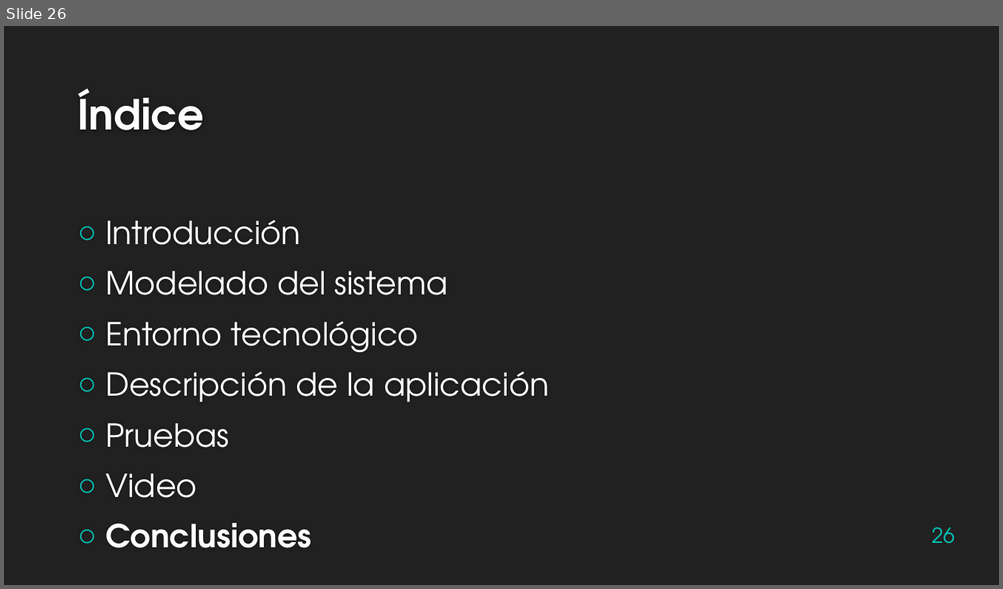
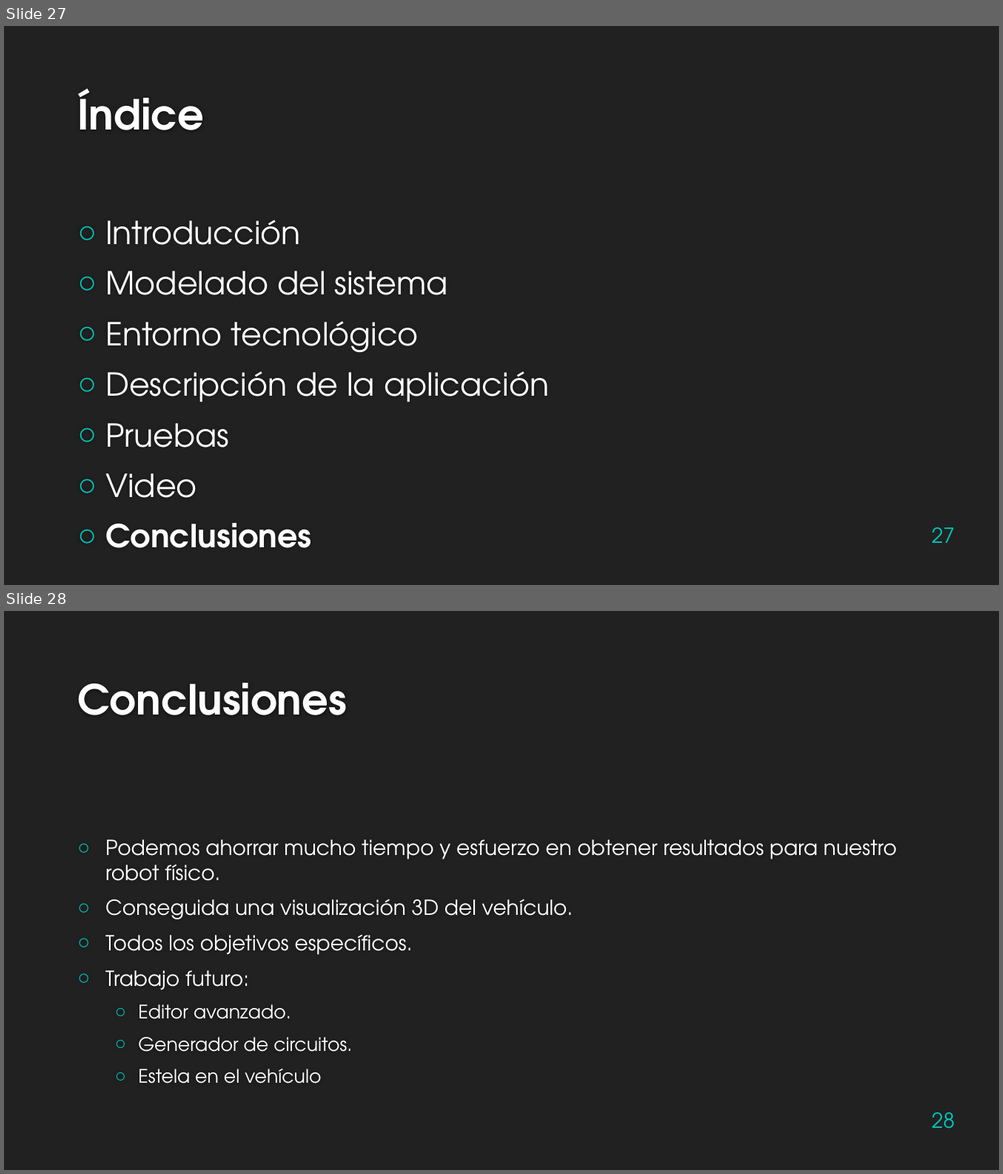
Before and after one commit to Zigic23/TFG-RobotSiguelineas, a slide deck: Presentación/Presentacion TFG.pptx. Shown one above the other, each under a label of ours: slide 26 before the commit, slides 27 and 28 after it. The pictures are 1003x589 and 1003x1174 pixels, drawn with LibreOffice and Linux fonts; fonts in the diff are those of the drawing; background and template pictures are left out. Boxes give left, top, right and bottom in pixels: in the first picture for what was removed or moved away, otherwise in the second. Text is boxed around its words. In the diff, an @@ line names an element or a change of style, - is before the commit and + after.

```diff
--- a/Presentación/Presentacion TFG.pptx
+++ b/Presentación/Presentacion TFG.pptx
@@ slide 28 added at [4, 611, 999, 1170], background #212121 @@
@@ title added at [77, 683, 347, 715], 40 pt, text #FEFEFE, bold @@
+Conclusiones
@@ text added at [105, 840, 896, 1084], 20 pt, text #FFFFFF @@
+○ Podemos ahorrar mucho tiempo y esfuerzo en obtener resultados para nuestro robot físico.
+○ Conseguida una visualización 3D del vehículo.
+○ Todos los objetivos específicos.
+○ Trabajo futuro:
+  ○ Editor avanzado.
+  ○ Generador de circuitos.
+  ○ Estela en el vehículo
@@ page number added at [931, 1113, 954, 1129], 20 pt, text #00C6BB @@
+28
@@ what was slide 26 is now slide 27 @@
@@ page number at [931, 528, 954, 543]: text changed @@
-26
+27
```
Also in this commit, not shown: 3 other slides added, 3 slides removed, 2 other files.
